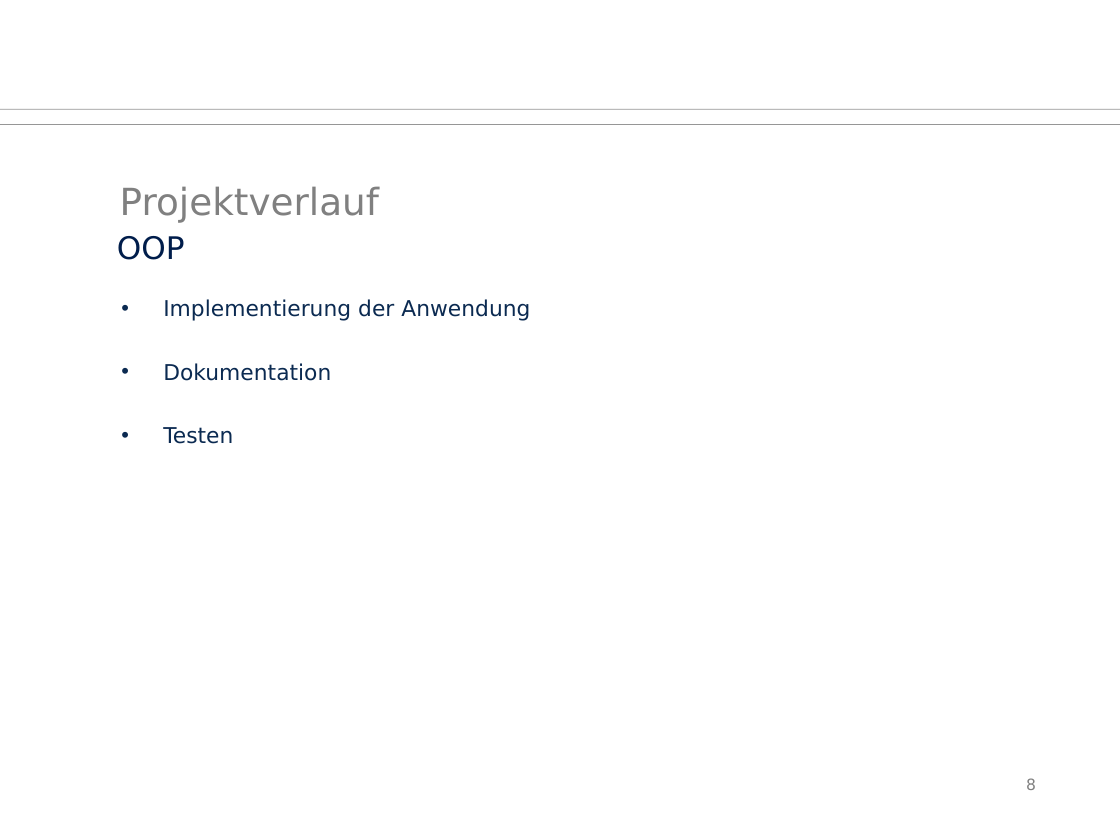
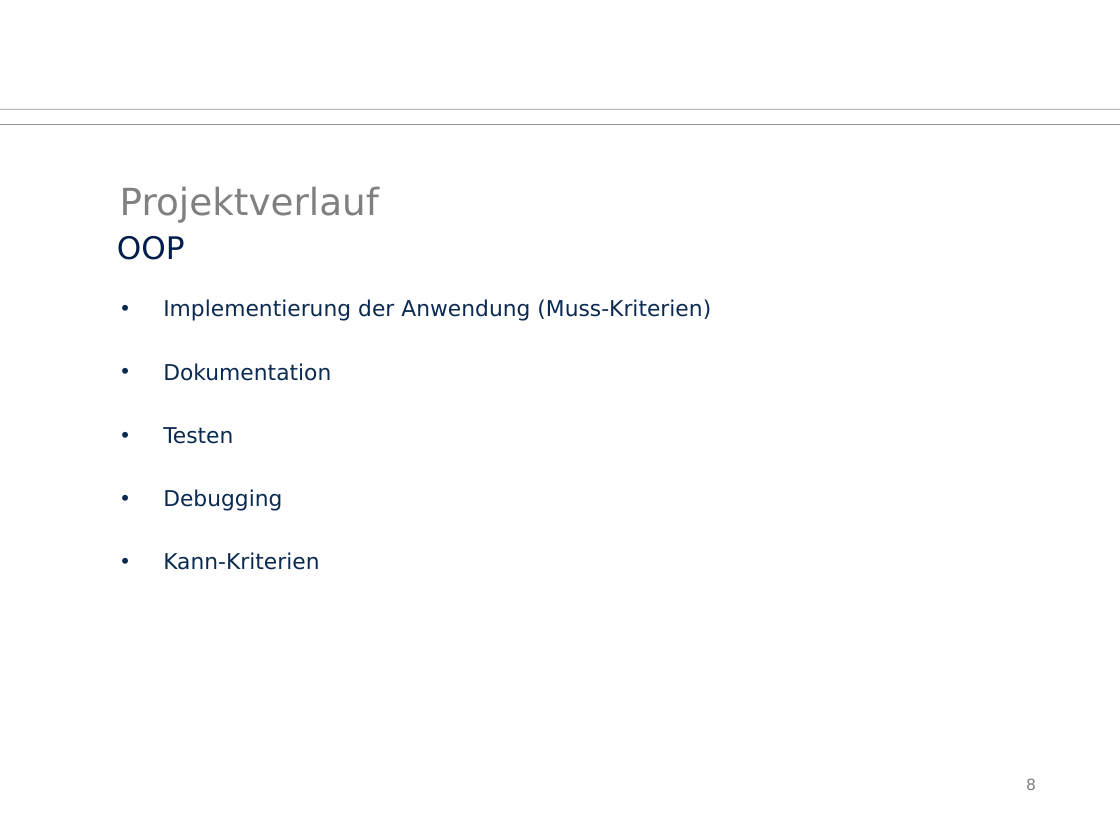
Before and after one commit to Juu98/fahrgastinformationssystem, a slide deck: slide 8 of organisation/zwischenpraesentation.odp. Drawn at 1120x840 pixels with LibreOffice and Linux fonts; fonts in the diff are those of the drawing; background and template pictures are left out. Boxes give left, top, right and bottom in pixels: in the first picture for what was removed or moved away, otherwise in the second. Text is boxed around its words. In the diff, an @@ line names an element or a change of style, - is before the commit and + after.

```diff
--- a/organisation/zwischenpraesentation.odp
+++ b/organisation/zwischenpraesentation.odp
@@ text at (163, 299, 711, 321): text changed @@
-• Implementierung der Anwendung
+• Implementierung der Anwendung (Muss-Kriterien)
@@ text at (163, 489, 319, 570): paragraphs added @@
+• Debugging
+• Kann-Kriterien
```
Also in this commit, not shown: 4 other slides changed, 1 other file.
